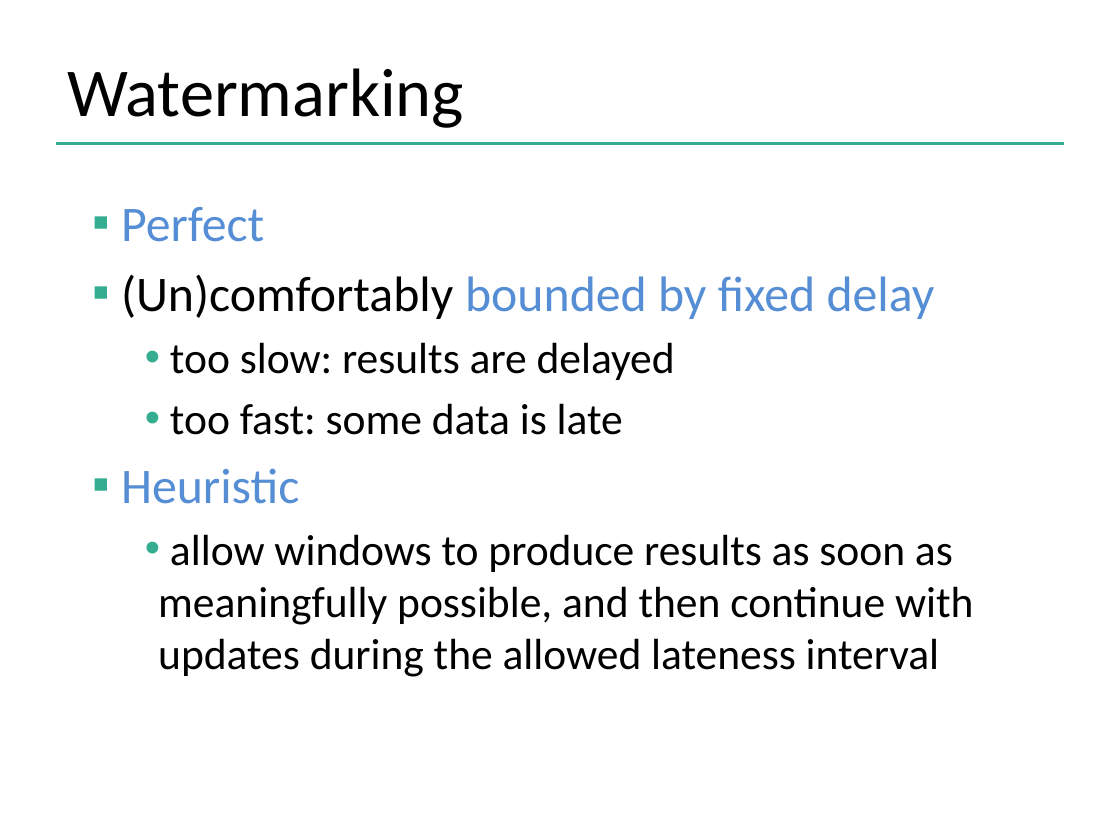
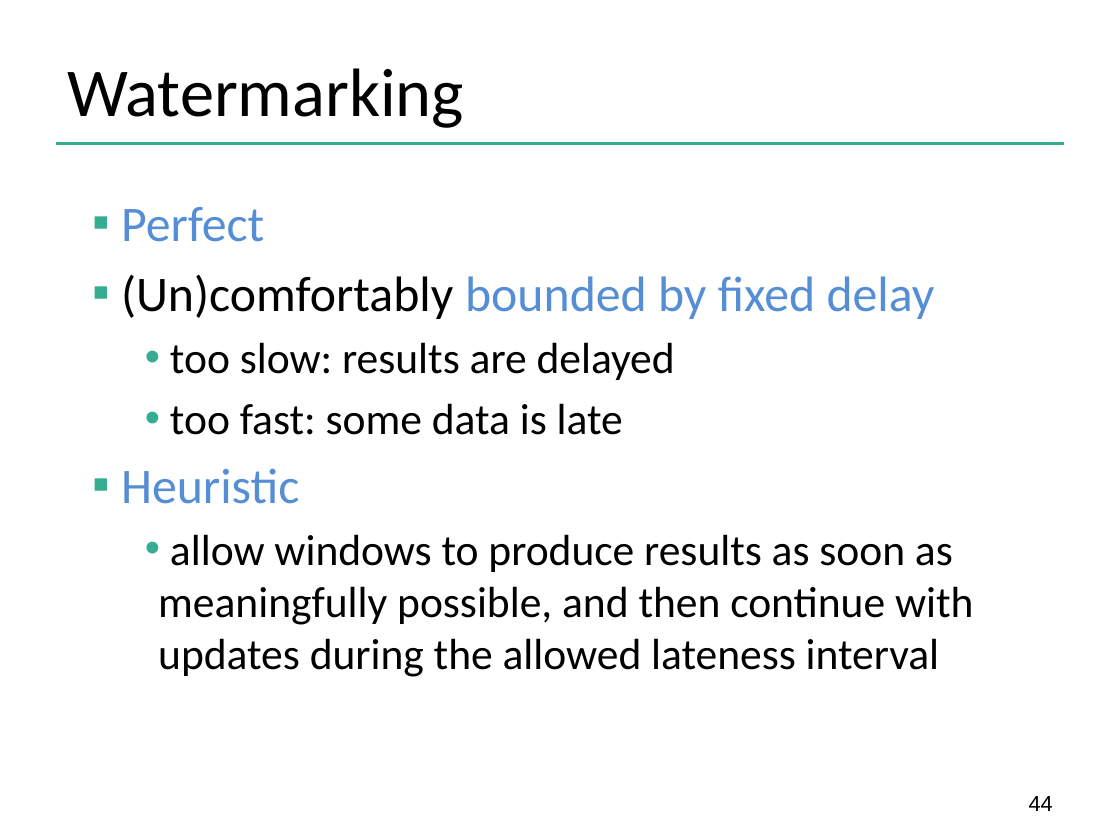
Before and after one commit to dataArtisans/flink-training-web, a slide deck: slide 44 of slides/flink_stream_windows.pptx (slide 38 before the commit). Drawn at 1120x840 pixels with LibreOffice and Linux fonts; fonts in the diff are those of the drawing; background and template pictures are left out. Boxes give left, top, right and bottom in pixels: in the first picture for what was removed or moved away, otherwise in the second. Text is boxed around its words. In the diff, an @@ line names an element or a change of style, - is before the commit and + after.

```diff
--- a/slides/flink_stream_windows.pptx
+++ b/slides/flink_stream_windows.pptx
@@ page number added at bbox=[1029, 796, 1053, 811], 14 pt, text #000000 @@
+44
```
Also in this commit, not shown: 8 other slides changed, 4 slides added, 21 other files.
